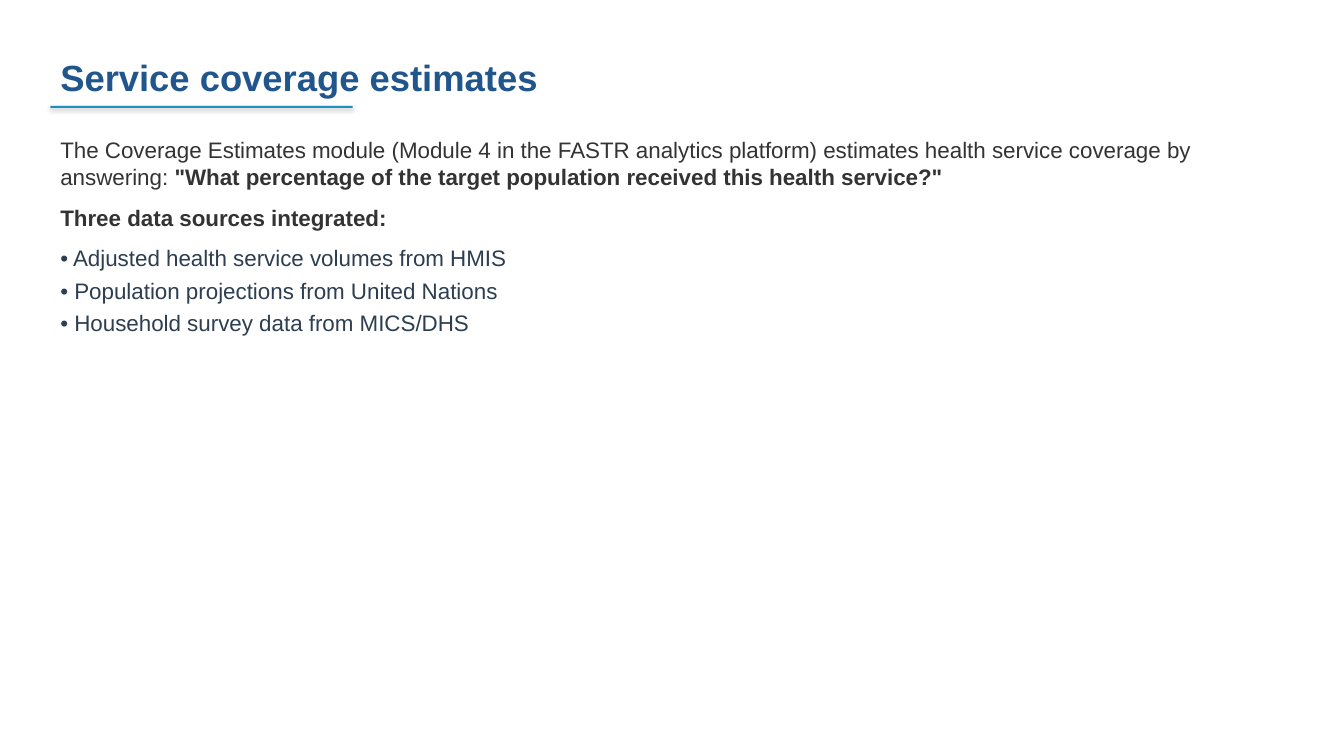
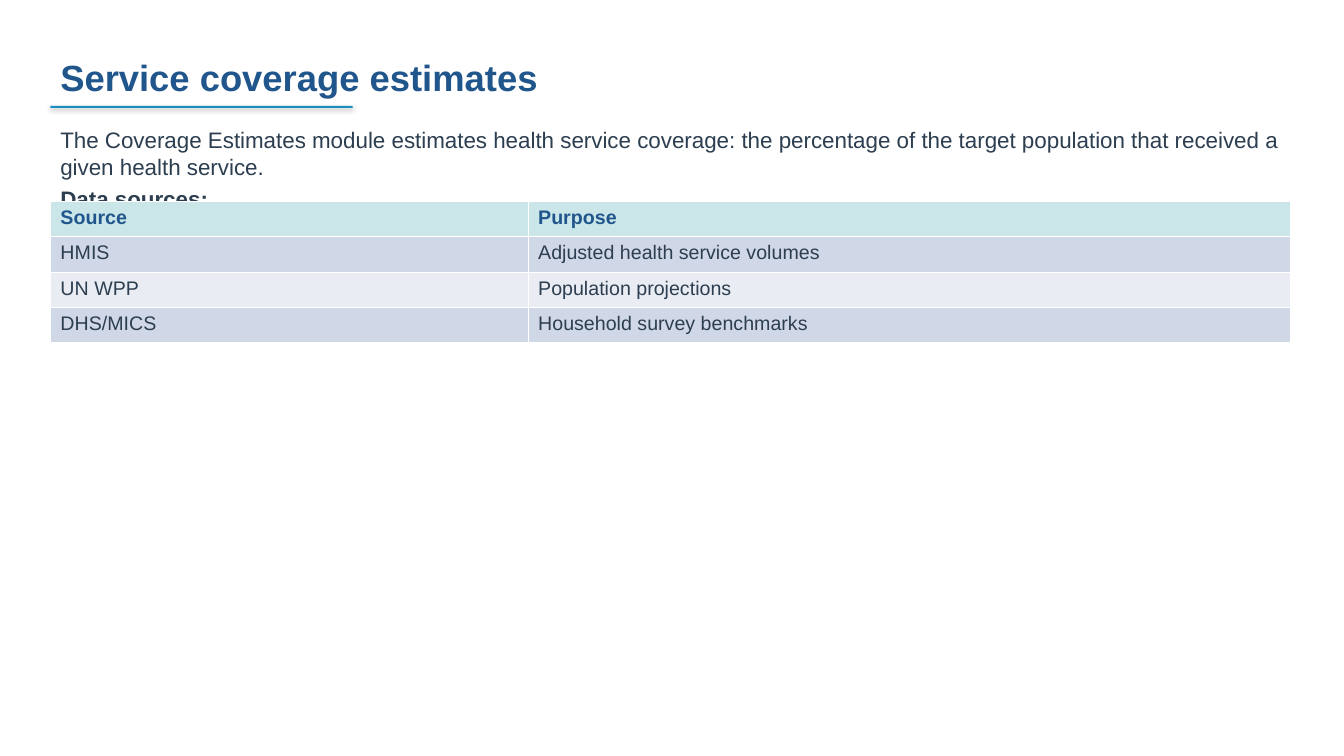
Before and after one commit to FASTR-Analytics/fastr-resource-hub, a slide deck: slide 70 of outputs/2026-zambia_deck.pptx (slide 73 before the commit). Drawn at 1344x756 pixels with LibreOffice and Linux fonts; fonts in the diff are those of the drawing. Boxes give left, top, right and bottom in pixels: in the first picture for what was removed or moved away, otherwise in the second. Text is boxed around its words. In the diff, an @@ line names an element or a change of style, - is before the commit and + after.

```diff
--- a/outputs/2026-zambia_deck.pptx
+++ b/outputs/2026-zambia_deck.pptx
@@ text at <box>60,131,1277,212</box>: text changed; text colour #333333 to #2C3E50 @@
-The Coverage Estimates module (Module 4 in the FASTR analytics platform) estimates health service coverage by answering: "What percentage of the target population received this health service?"
-Three data sources integrated:
-• Adjusted health service volumes from HMIS
-• Population projections from United Nations
-• Household survey data from MICS/DHS
+The Coverage Estimates module estimates health service coverage: the percentage of the target population that received a given health service.
+Data sources:
@@ table added at <box>50,202,1291,343</box>, 4 rows, 2 columns @@
+Source | Purpose
+HMIS | Adjusted health service volumes
+UN WPP | Population projections
+DHS/MICS | Household survey benchmarks
```
Also in this commit, not shown: 25 other slides changed, 24 slides added, 39 slides removed, 12 other files.
